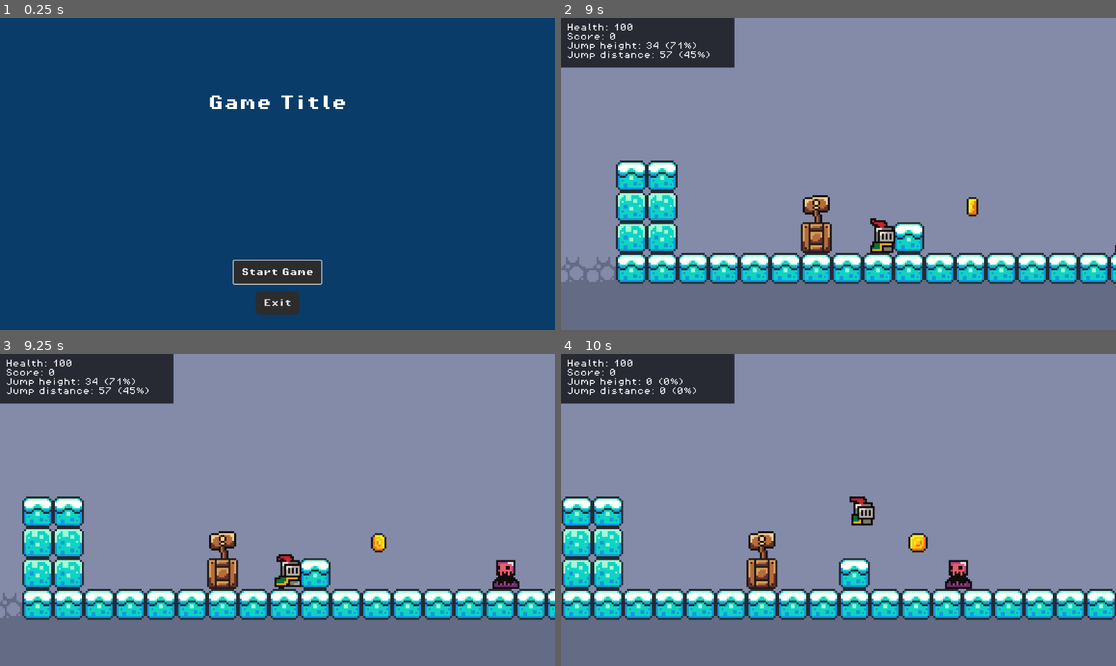
Above: before the commit, frames 1-4 (two rows, left to right).
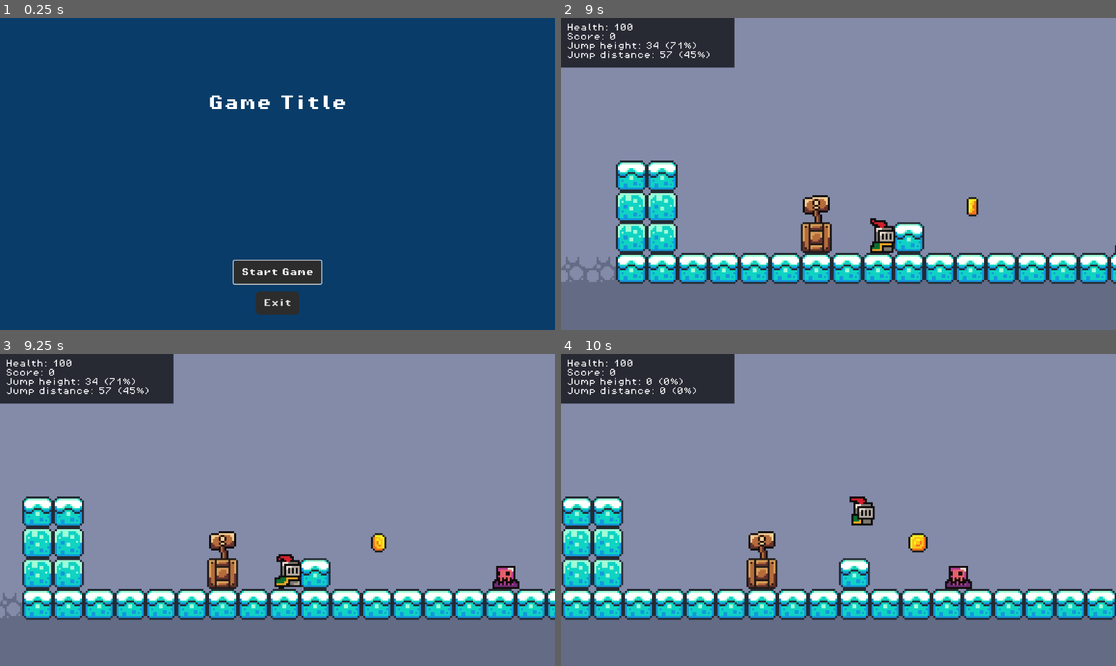
Above: after the commit, the same moments.

Repository: markplewis/2d-platformer-basic
Game: Godot game, scene res://scenes/main.tscn
Two runs of this game, one before a commit and one after it. Both use one fixed random seed, a clock stepped at 60 frames per second and the inputs below.
Inputs:
- Up to frame 1 (0.25 s): no input
- Up to frame 2 (9 s): click "Start Game" at 0.5 s; tap Space (jump) at 1.25, 1.52, 2, 2.27, 2.75, 3.5, 3.77, 4.25, 4.52, 5, 5.27, 6.77, 7.52, 8.27 s; hold Right (move_right) 1.28-2.78 s; tap W (interact) at 1.35, 2.1, 3.05, 3.6, 4.35, 5.3, 5.85, 6.6, 7.55, 8.1, 8.85 s; hold Left (move_left) 2.78-3.53 s; hold Shift (run) 2.78-3.53 s; hold Right (move_right) 3.53-5.03 s; hold Left (move_left) 5.03-5.78 s; tap Shift (run) at 5.1 s; hold Right (move_right) 5.78-6.53 s; hold Left (move_left) 6.53-8.03 s; hold Shift (run) 7.28-8.03 s; hold Right (move_right) from 8.03 s (still down)
- Up to frame 3 (9.25 s): keep holding Right (move_right)
- Up to frame 4 (10 s): keep holding Right (move_right); tap Shift (run) at 9.6 s; tap Space (jump) at 9.77 s; tap W (interact) at 9.8 s

Frames 1-2 are identical in both runs. In frame 3, 0.2% of the frame differs, in the area x 89-93%, y 65-73%; in frame 4, 0.2%.

Commit message:
Implements player attack and enemy health

Diff:
--- a/project.godot
+++ b/project.godot
@@ -56,6 +56,12 @@
 ]
 }
 
+[layer_names]
+
+2d_physics/layer_1="Default"
+2d_physics/layer_2="Player"
+2d_physics/layer_3="Enemies"
+
 [rendering]
 
 textures/canvas_textures/default_texture_filter=0
--- a/scenes/enemies/green_slime.tscn
+++ b/scenes/enemies/green_slime.tscn
@@ -53,6 +53,7 @@
 frame_progress = 0.781692
 
 [node name="Killzone" parent="." instance=ExtResource("2_yu07v")]
+collision_layer = 4
 
 [node name="CollisionShape2D" type="CollisionShape2D" parent="Killzone"]
 position = Vector2(0, -6)
--- a/scenes/enemies/purple_slime.tscn
+++ b/scenes/enemies/purple_slime.tscn
@@ -1,7 +1,11 @@
-[gd_scene load_steps=9 format=3 uid="uid://bs2wlm2ok2sox"]
+[gd_scene load_steps=10 format=3 uid="uid://bs2wlm2ok2sox"]
 
 [ext_resource type="Script" path="res://scripts/enemies/purple_slime.gd" id="1_j3akc"]
 [ext_resource type="Texture2D" uid="uid://diyffmpmeym6w" path="res://assets/sprites/slime_purple.png" id="2_m455c"]
+
+[sub_resource type="AtlasTexture" id="AtlasTexture_xlq4e"]
+atlas = ExtResource("2_m455c")
+region = Rect2(48, 48, 24, 24)
 
 [sub_resource type="AtlasTexture" id="AtlasTexture_87das"]
 atlas = ExtResource("2_m455c")
@@ -21,6 +25,14 @@
 
 [sub_resource type="SpriteFrames" id="SpriteFrames_pih16"]
 animations = [{
+"frames": [{
+"duration": 1.0,
+"texture": SubResource("AtlasTexture_xlq4e")
+}],
+"loop": true,
+"name": &"damaged",
+"speed": 5.0
+}, {
 "frames": [{
 "duration": 1.0,
 "texture": SubResource("AtlasTexture_87das")
@@ -48,11 +60,11 @@
 [node name="AnimatedSprite2D" type="AnimatedSprite2D" parent="."]
 position = Vector2(0, -12)
 sprite_frames = SubResource("SpriteFrames_pih16")
+animation = &"damaged"
 autoplay = "default"
-frame = 2
-frame_progress = 0.0921357
 
 [node name="DamageZone" type="Area2D" parent="."]
+collision_layer = 4
 collision_mask = 2
 
 [node name="CollisionShape2D" type="CollisionShape2D" parent="DamageZone"]
@@ -67,4 +79,7 @@
 position = Vector2(0, -6)
 target_position = Vector2(9, 0)
 
+[node name="DamageTimer" type="Timer" parent="."]
+
 [connection signal="body_entered" from="DamageZone" to="." method="_on_damage_zone_body_entered"]
+[connection signal="timeout" from="DamageTimer" to="." method="_on_damage_timer_timeout"]
--- a/scenes/player/player.tscn
+++ b/scenes/player/player.tscn
@@ -222,7 +222,7 @@
 [node name="AnimatedSprite2D" type="AnimatedSprite2D" parent="SpriteContainer"]
 position = Vector2(0, -12)
 sprite_frames = SubResource("SpriteFrames_kdq00")
-animation = &"damaged"
+animation = &"idle"
 autoplay = "idle"
 
 [node name="CollisionShape" type="CollisionShape2D" parent="."]
@@ -251,7 +251,19 @@
 target_node = NodePath("..")
 max_length = 30
 
-[node name="GroundDetectionRaycast" type="RayCast2D" parent="."]
+[node name="AttackRayCastLeft" type="RayCast2D" parent="."]
+position = Vector2(0, -5)
+target_position = Vector2(-30, 0)
+collision_mask = 4
+collide_with_areas = true
+
+[node name="AttackRayCastRight" type="RayCast2D" parent="."]
+position = Vector2(0, -5)
+target_position = Vector2(30, 0)
+collision_mask = 4
+collide_with_areas = true
+
+[node name="GroundDetectionRayCast" type="RayCast2D" parent="."]
 target_position = Vector2(0, 3)
 
 [node name="DamageTimer" type="Timer" parent="."]
--- a/scripts/enemies/green_slime.gd
+++ b/scripts/enemies/green_slime.gd
@@ -1,10 +1,13 @@
 class_name GreenSlime extends Node2D
 
 @export var move_speed: float = 60.0
+@export var health: int = 60
 
 @onready var _ray_cast_left: RayCast2D = $RayCastLeft
 @onready var _ray_cast_right: RayCast2D = $RayCastRight
 @onready var _animated_sprite: AnimatedSprite2D = $AnimatedSprite2D
+
+@onready var _health: int = health
 
 var _direction: int = 1
 
@@ -19,3 +22,13 @@
     _animated_sprite.flip_h = true;
 
   position.x += _direction * move_speed * delta
+
+
+func decrease_health(value: int = 10) -> void:
+  _health -= value
+  if _health <= 0:
+    _die()
+
+
+func _die() -> void:
+  queue_free()
--- a/scripts/enemies/purple_slime.gd
+++ b/scripts/enemies/purple_slime.gd
@@ -2,12 +2,17 @@
 
 @export var move_speed: float = 60.0
 @export var attack_damage: int = 1
+@export var health: int = 60
 
 @onready var _ray_cast_left: RayCast2D = $RayCastLeft
 @onready var _ray_cast_right: RayCast2D = $RayCastRight
 @onready var _animated_sprite: AnimatedSprite2D = $AnimatedSprite2D
+@onready var _damage_timer: Timer = $DamageTimer
+
+@onready var _health: int = health
 
 var _direction: int = 1
+var _is_damaged: bool = false
 
 
 func _process(delta: float) -> void:
@@ -25,3 +30,27 @@
 func _on_damage_zone_body_entered(body: Node2D) -> void:
   if body.has_method("decrease_health"):
     body.decrease_health(attack_damage)
+
+
+func decrease_health(value: int = 10) -> void:
+  _health -= value
+  if _health <= 0:
+    _die()
+    return
+  _damage()
+
+
+func _die() -> void:
+  queue_free()
+
+
+func _damage() -> void:
+  _is_damaged = true
+  _damage_timer.stop()
+  _damage_timer.start(0.5)
+  _animated_sprite.play("damaged")
+
+
+func _on_damage_timer_timeout() -> void:
+  _is_damaged = false
+  _animated_sprite.play("default")
--- a/scripts/player/player.gd
+++ b/scripts/player/player.gd
@@ -31,8 +31,12 @@
 @onready var _sprite_container: Node2D = $SpriteContainer
 @onready var _animated_sprite: AnimatedSprite2D = $SpriteContainer/AnimatedSprite2D
 @onready var _collision_shape: CollisionShape2D = $CollisionShape
-@onready var _ground_cast: RayCast2D = $GroundDetectionRaycast
 @onready var _trail: Trail = $Trail
+
+# RayCasts
+@onready var _attack_ray_cast_left: RayCast2D = $AttackRayCastLeft
+@onready var _attack_ray_cast_right: RayCast2D = $AttackRayCastRight
+@onready var _ground_ray_cast: RayCast2D = $GroundDetectionRayCast
 
 # Debugging
 const _player_debug_lines_class: Resource = preload("res://scripts/player/player_debug_lines.gd")
@@ -77,6 +81,24 @@
     _player_debug_lines.draw(_on_floor, _floor_normal, _floor_angle, velocity)
 
 
+func _attack() -> void:
+  var entityCollider: Object = null
+  var entity: Node2D = null
+
+  if _attack_ray_cast_left.is_colliding():
+    entityCollider = _attack_ray_cast_left.get_collider()
+
+  if _attack_ray_cast_right.is_colliding():
+    entityCollider = _attack_ray_cast_right.get_collider()
+
+  if entityCollider != null:
+    entity = entityCollider.owner
+
+  if entity != null and entity.has_method("decrease_health") and _interact_button_just_pressed:
+    entity.decrease_health(15)
+
+
+
 func _physics_process(delta: float) -> void:
   _move_direction = 0.0 if _controls_disabled else _input_handler.get_move_direction()
   _run_button_pressed = false if _controls_disabled else _input_handler.get_run_button_pressed()
@@ -91,6 +113,8 @@
 
   if _interact_button_just_pressed:
     interacted.emit(self)
+
+  _attack()
 
   if _pause_button_just_pressed:
     paused_game.emit()
@@ -140,8 +164,8 @@
   # rotation = 0.0
 
   # https://www.reddit.com/r/godot/comments/1agit6k/why_is_the_characterbody2d_property_max_floor/
-  if _on_floor and _ground_cast.is_colliding():
-    _floor_normal = _ground_cast.get_collision_normal()
+  if _on_floor and _ground_ray_cast.is_colliding():
+    _floor_normal = _ground_ray_cast.get_collision_normal()
     _floor_angle = Vector2.UP.angle_to(_floor_normal)
     # print("Angle: " + str(round(abs(rad_to_deg(_floor_angle)))))
     # print("Max: " + str(rad_to_deg(floor_max_angle)))
--- a/scripts/world/coin.gd
+++ b/scripts/world/coin.gd
@@ -7,7 +7,7 @@
 # and invoke methods on the entity instance (e.g. increase_score)
 
 
-func _on_body_entered(entity: Node2D) -> void:
-  if entity.has_method("acquire_item"):
-    entity.acquire_item(self)
+func _on_body_entered(body: Node2D) -> void:
+  if body.has_method("acquire_item"):
+    body.acquire_item(self)
     _animation_player.play("pickup")
--- a/scripts/world/door.gd
+++ b/scripts/world/door.gd
@@ -5,19 +5,19 @@
 @export var entry_door_name: String # Name of door we're entering through in the next room
 
 
-func _on_body_entered(entity: Node2D) -> void:
-  if entity.has_signal("interacted") and not entity.interacted.is_connected(_on_entity_interacted):
-    entity.interacted.connect(_on_entity_interacted)
+func _on_body_entered(body: Node2D) -> void:
+  if body.has_signal("interacted") and not body.interacted.is_connected(_on_body_interacted):
+    body.interacted.connect(_on_body_interacted)
 
 
-func _on_body_exited(entity: Node2D) -> void:
-  if entity.has_signal("interacted") and entity.interacted.is_connected(_on_entity_interacted):
-    entity.interacted.disconnect(_on_entity_interacted)
+func _on_body_exited(body: Node2D) -> void:
+  if body.has_signal("interacted") and body.interacted.is_connected(_on_body_interacted):
+    body.interacted.disconnect(_on_body_interacted)
 
 
-func _on_entity_interacted(entity: Node2D) -> void:
-  if entity.has_method("open_door"):
-    entity.open_door({
+func _on_body_interacted(body: Node2D) -> void:
+  if body.has_method("open_door"):
+    body.open_door({
       "door": self,
       "path_to_new_scene": path_to_new_scene,
       "transition_type": transition_type
--- a/scripts/world/kill_zone.gd
+++ b/scripts/world/kill_zone.gd
@@ -1,6 +1,6 @@
 class_name KillZone extends Area2D
 
 
-func _on_body_entered(entity: Node2D) -> void:
-  if entity.has_method("die"):
-    entity.die()
+func _on_body_entered(body: Node2D) -> void:
+  if body.has_method("die"):
+    body.die()
